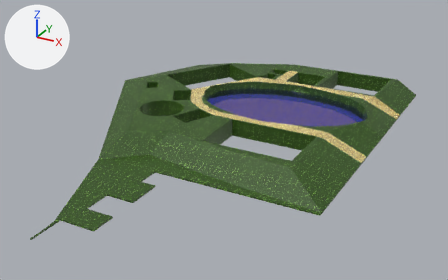
The glTF model Gangsta Wizards/Main/MAP - NON-BUILDINGS/Chinaville.glb: old version first, new version second.
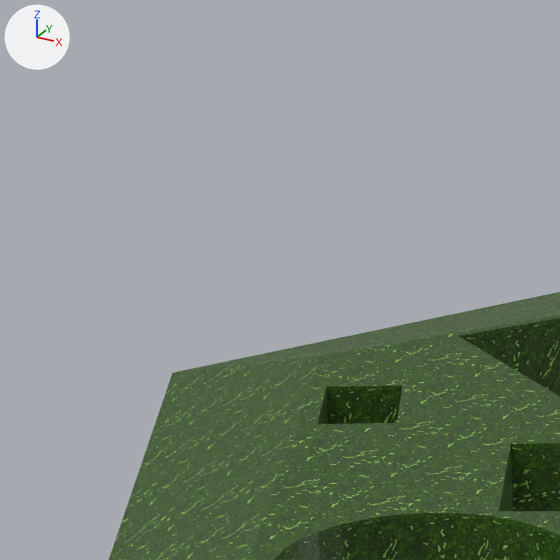
The first picture shows the older version from a 50 mm camera at (116.0, -267.0, 117.0) aimed at (-11.0, -35.0, 1.0). The close-ups show the older and then the newer version on the part from 22% to 40% of the width and 9% to 38% of the height of that picture. Only the edits that show in the close-ups are written down. The axes (+X, +Y, +Z) are drawn at upper left. The lights are the same throughout. Where no turn or scale is listed for an object, it has been applied to the vertices.

The first close-up shows 'Chinaville Ground'.
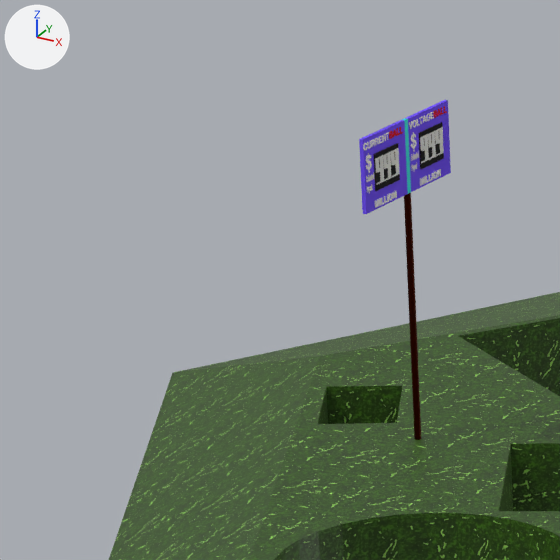
What differs and where, as boxes (x1, y1, x2, y2) in the close-ups (560 x 560 px):
'BillboardBack.001', added
    after: (359, 100, 451, 214)
    faces in mat_blue_billboard (blue #714eff): (359, 100, 451, 214)
    faces in mat_sign___light_blue (cyan #00e1e7): (402, 118, 411, 194)
'Sign', added
    after: (363, 106, 447, 208)
    faces in mat_white_002 (white #e7e7e7): (375, 127, 444, 185)
    faces in mat_black (black #000000): (374, 122, 444, 191)
    faces in mat_sign_white (white #ffffff): (363, 112, 441, 208)
    faces in mat_sign_red (red #e70003): (389, 106, 447, 139)
'Support.001', added
    after: (404, 193, 421, 440)

Patch to the scene script:
```diff
--- a/Gangsta Wizards/Main/MAP - NON-BUILDINGS/Chinaville.glb.py
+++ b/Gangsta Wizards/Main/MAP - NON-BUILDINGS/Chinaville.glb.py
@@ mat_sign_red @@
+mat_sign_red = principled_material('Sign Red')
+mat_sign_red.base_color = (0.8, 0.0, 0.000807)  # red #e70003
+mat_sign_red.roughness = 1.0
@@ mat_sign_white @@
+mat_sign_white = principled_material('Sign White')
+mat_sign_white.base_color = (1.0, 1.0, 1.0)  # white #ffffff
+mat_sign_white.roughness = 1.0
@@ mat_black @@
+mat_black = principled_material('Black')
+mat_black.base_color = (0.0, 0.0, 0.0)  # black #000000
+mat_black.roughness = 1.0
@@ mat_white_002 @@
+mat_white_002 = principled_material('White.002')
+mat_white_002.base_color = (0.8, 0.8, 0.8)  # white #e7e7e7
@@ mat_metal_001 @@
+mat_metal_001 = principled_material('Metal.001')
+mat_metal_001.base_color = (0.0496, 0.00425, 0.0)  # brown #3f0e00
+mat_metal_001.metallic = 1.0
@@ mat_blue_billboard @@
+mat_blue_billboard = principled_material('Blue Billboard')
+mat_blue_billboard.base_color = (0.166, 0.077, 1.0)  # blue #714eff
+mat_blue_billboard.roughness = 1.0
@@ mat_sign___light_blue @@
+mat_sign___light_blue = principled_material('Sign - Light Blue')
+mat_sign___light_blue.base_color = (0.0, 0.756, 0.8)  # cyan #00e1e7
@@ me_text_014 @@
+me_text_014.from_pydata(...)  # 8008 vertices, 15664 faces; spans x -0.46..0.74, y -4.27..7.71, z -1.49..3.58
+# faces by material slot: [672, 13520, 1424, 48]
+me_text_014.materials.append(mat_white_002)  # white #e7e7e7
+me_text_014.materials.append(mat_sign_white)  # white #ffffff
+me_text_014.materials.append(mat_sign_red)  # red #e70003
+me_text_014.materials.append(mat_black)  # black #000000
@@ me_cylinder_004 @@
+me_cylinder_004.from_pydata(...)  # 64 vertices, 124 faces; spans x -0.3..0.3, y -0.3..0.3, z -15.4..3.8
+me_cylinder_004.materials.append(mat_metal_001)  # brown #3f0e00
@@ me_cube_005 @@
+me_cube_005.from_pydata(...)  # 16 vertices, 28 faces; spans x -0.56..0.56, y -6.09..6.09, z -2.29..3.23
+# faces by material slot: [20, 8]
+me_cube_005.materials.append(mat_blue_billboard)  # blue #714eff
+me_cube_005.materials.append(mat_sign___light_blue)  # cyan #00e1e7
@@ ob_sign @@
+ob_sign = bpy.data.objects.new('Sign', me_text_014)
+ob_sign.location = (-60.58, -15.65, 31.97)
@@ ob_support_001 @@
+ob_support_001 = bpy.data.objects.new('Support.001', me_cylinder_004)
+ob_support_001.location = (-60.47, -13.85, 26.51)
@@ ob_billboardback_001 @@
+ob_billboardback_001 = bpy.data.objects.new('BillboardBack.001', me_cube_005)
+ob_billboardback_001.location = (-60.46, -13.84, 32.61)
```
